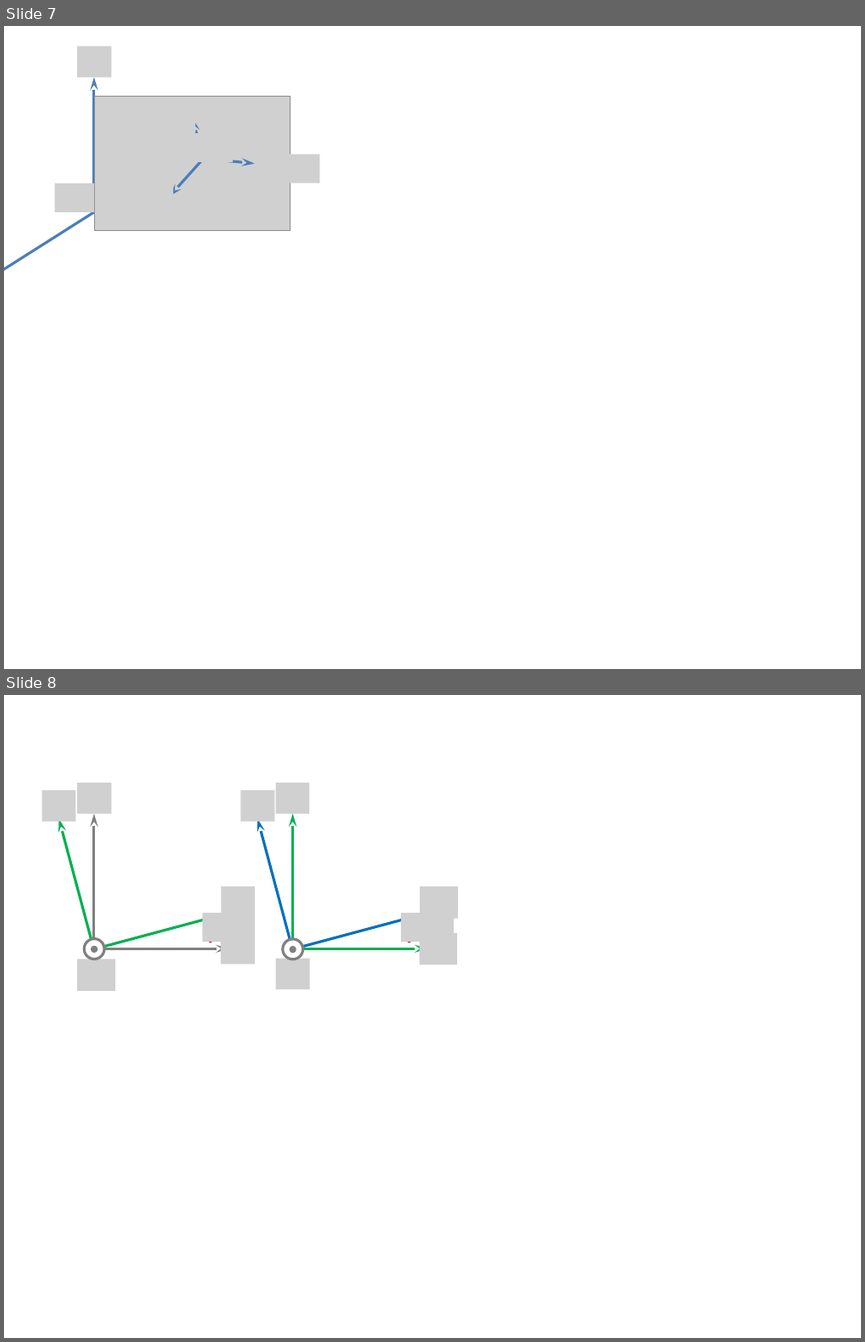
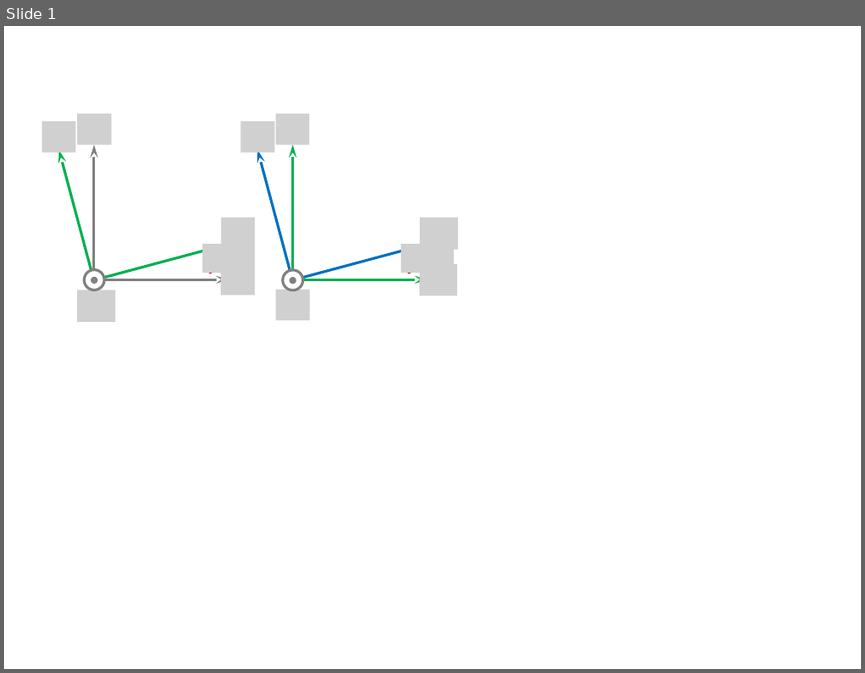
Before and after one commit to xpessoles/03_Etude_Cinematique_Systemes_Solides_Chaine_Energie_Analyser_Modeliser_Resoudre, a slide deck: 05_CinematiqueDuSolide/Applications_04_CentrifugeuseHumaine/png/Figure.pptx. Shown one above the other, each under a label of ours: slides 7 and 8 before the commit, slide 1 after it. The pictures are 865x1342 and 865x673 pixels, drawn with LibreOffice and Linux fonts; fonts in the diff are those of the drawing; grey boxes stand for pictures; background and template pictures are left out. Boxes give left, top, right and bottom in pixels: in the first picture for what was removed or moved away, otherwise in the second. Text is boxed around its words. In the diff, an @@ line names an element or a change of style, - is before the commit and + after.

```diff
--- a/05_CinematiqueDuSolide/Applications_04_CentrifugeuseHumaine/png/Figure.pptx
+++ b/05_CinematiqueDuSolide/Applications_04_CentrifugeuseHumaine/png/Figure.pptx
@@ slide 7 removed at [4, 26, 861, 669], background #FFFFFF @@
@@ picture removed at [77, 46, 111, 77] @@
@@ arrow removed from (94, 212) to (94, 77) @@
@@ picture removed at [94, 97, 290, 231] @@
@@ picture removed at [161, 102, 196, 133] @@
@@ arrow removed from (204, 159) to (193, 118) @@
@@ picture removed at [194, 133, 233, 162] @@
@@ picture removed at [254, 148, 288, 178] @@
@@ picture removed at [136, 177, 174, 210] @@
@@ arrow removed from (204, 159) to (170, 197) @@
@@ arrow removed from (204, 159) to (255, 163) @@
@@ picture removed at [288, 154, 319, 183] @@
@@ picture removed at [54, 182, 94, 212] @@
@@ arrow removed from (94, 212) to (4, 279) @@
@@ arrow removed from (94, 212) to (229, 212) @@
@@ what was slide 8 is now slide 1 @@
```
Also in this commit, not shown: 18 other slides removed, 3 other files.
